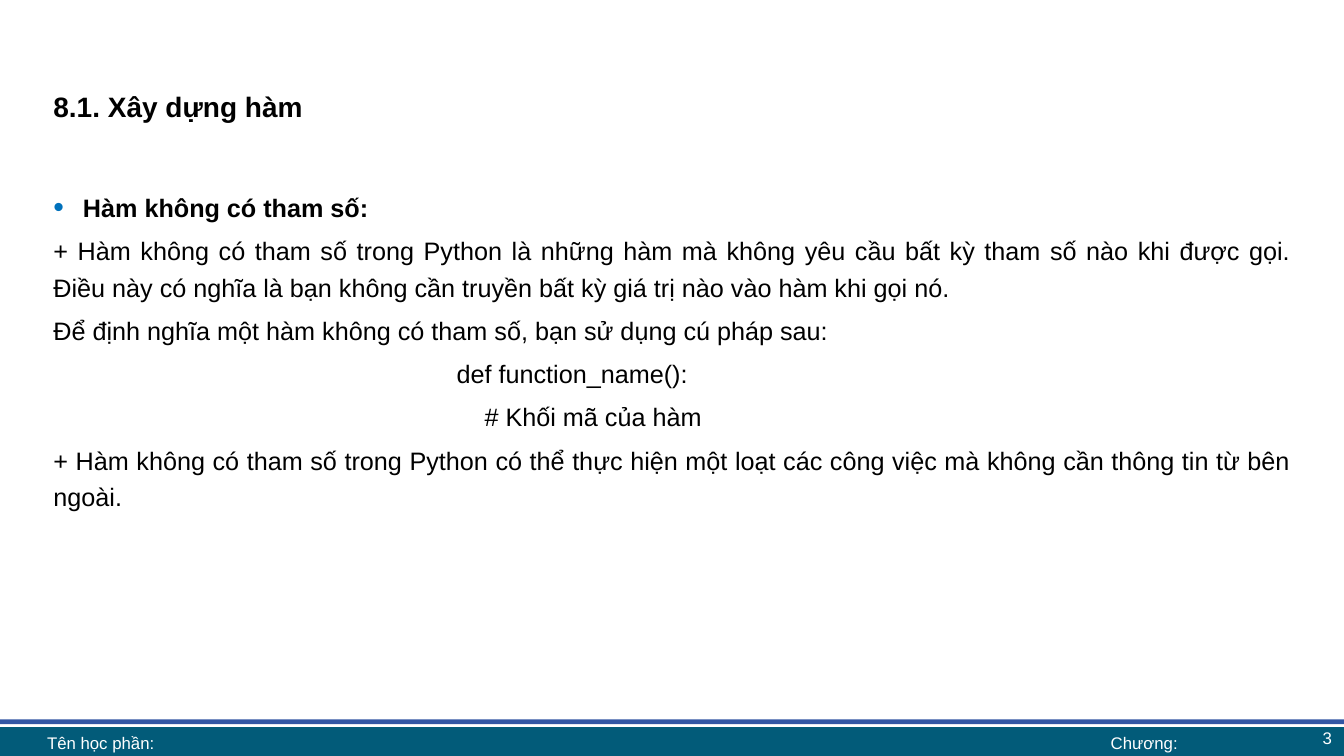
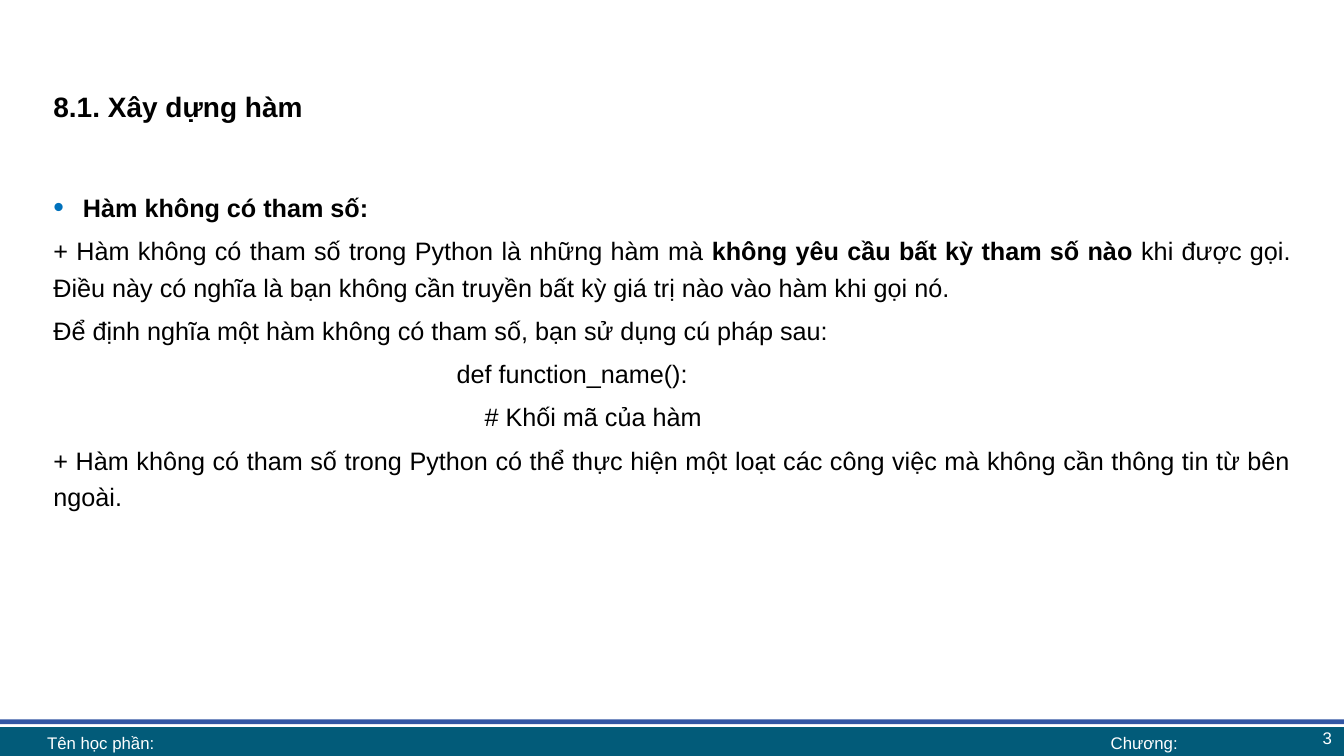
Before and after one commit to lhaaaaa/17A2-Ca-chieu, a slide deck: slide 3 of Lab 8/Lab 8 bài giảng.pptx. Drawn at 1344x756 pixels with LibreOffice and Linux fonts; fonts in the diff are those of the drawing; background and template pictures are left out. Boxes give left, top, right and bottom in pixels: in the first picture for what was removed or moved away, otherwise in the second. Text is boxed around its words. In the diff, an @@ line names an element or a change of style, - is before the commit and + after.

```diff
--- a/Lab 8/Lab 8 bài giảng.pptx
+++ b/Lab 8/Lab 8 bài giảng.pptx
@@ text at box(53, 240, 1291, 302): bold on in "không yêu cầu bất kỳ tham số ..." @@
```
Also in this commit, not shown: 2 other slides changed.
